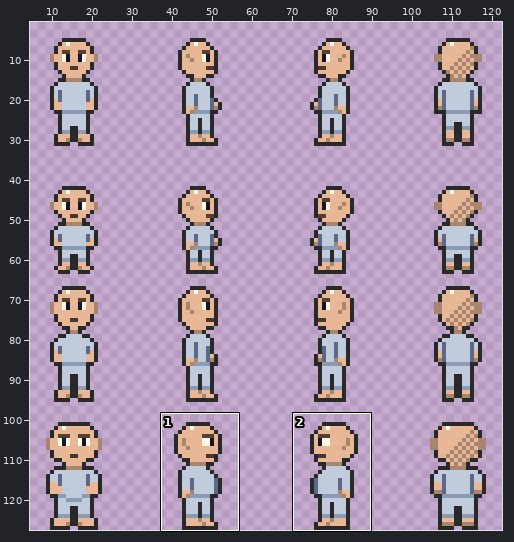
Two versions of one pixel-art file, assets/characters/character_outlines.aseprite. The first picture is a wide view before the edit; the outline marks the close-up.
Close-up. The starting point:
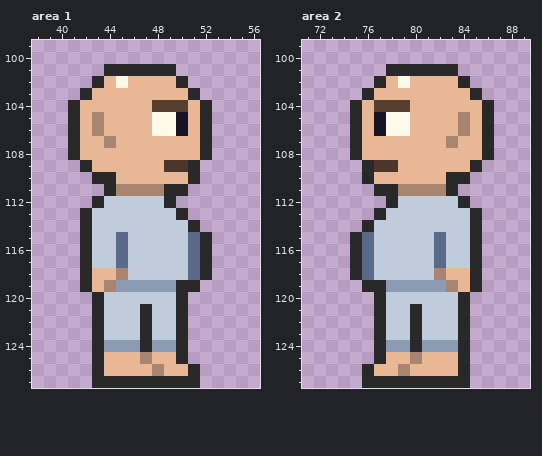
128x128 pixels, 1 frame. Shown: area 1: x 38..56, y 99..127; area 2: x 71..89, y 99..127. The wide view leaves out empty margins. The commit also changed other parts of the picture, which this record leaves out.
Now the later version:
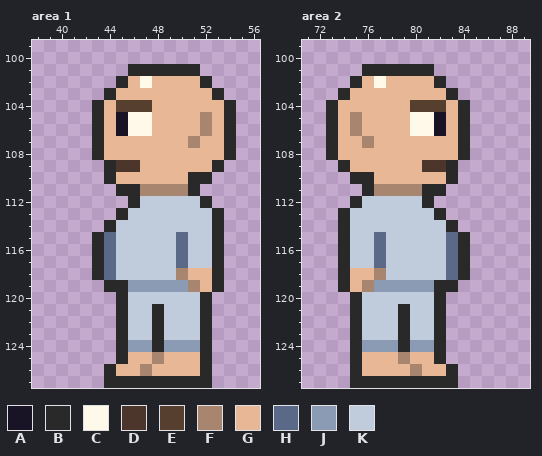
Palette (. is transparent): A #181425  B #292929  C #fef9e8  D #4c352b  E #563f2f  F #a7856f  G #e8b796  H #5a6988  J #8b9bb4  K #c0cbdc
Change:
Changed rows in their new state; - is an unchanged pixel.
Area 1, layer "Character":
first column x 41:
101 ---..----BB---
102 --..B-C--GGB--
103 -..B------GGB-
104 ..B-EEEGGG-GGB
105 ..B-ACCGGG-FGB
106 ..B-ACCGGG-FGB
107 ..BG------FGGB
108 ..B--------GGB
109 -..BDD--GGGGB-
110 --.--------B--
111 ---.BB--FFB---
112 --...B--KKKB--
113 -...B----KKKB-
114 -..B------KKB-
115 -.BHK----HKKB-
116 -.BHK----HKKB-
117 -.BHK----HKKB-
118 -.BHK----FGGB-
119 -..BB----JFGB-
120 --..B----KKB--
121 --..B-KB-KKB--
122 --..B-KB-KKB--
123 --..B-KB-KKB--
124 --..B-JB-JJB--
125 --..B-GF-GGB--
126 --.B--FG--GB--
127 --.--------B--
Area 2, layer "Character":
first column x 73:
101 ---BB----..---
102 --BGC-G--B..--
103 -BGG------B..-
104 BGG-GGGEEE-B..
105 BGF-GGGCCA-B..
106 BGF-GGGCCA-B..
107 BGGF------GB..
108 BGG--------B..
109 -BGGGG--DDB..-
110 --B--------.--
111 ---BFF--BB.---
112 --BKKK--B...--
113 -BKKK----B...-
114 -BKK------B..-
115 -BKKH----KHB.-
116 -BKKH----KHB.-
117 -BKKH----KHB.-
118 -BGGF----KHB.-
119 -BGFJ----BB..-
120 --BKK----B..--
121 --BKK-BK-B..--
122 --BKK-BK-B..--
123 --BKK-BK-B..--
124 --BJJ-BJ-B..--
125 --BGG-FG-B..--
126 --BG--GF--B.--
127 --B--------.--
